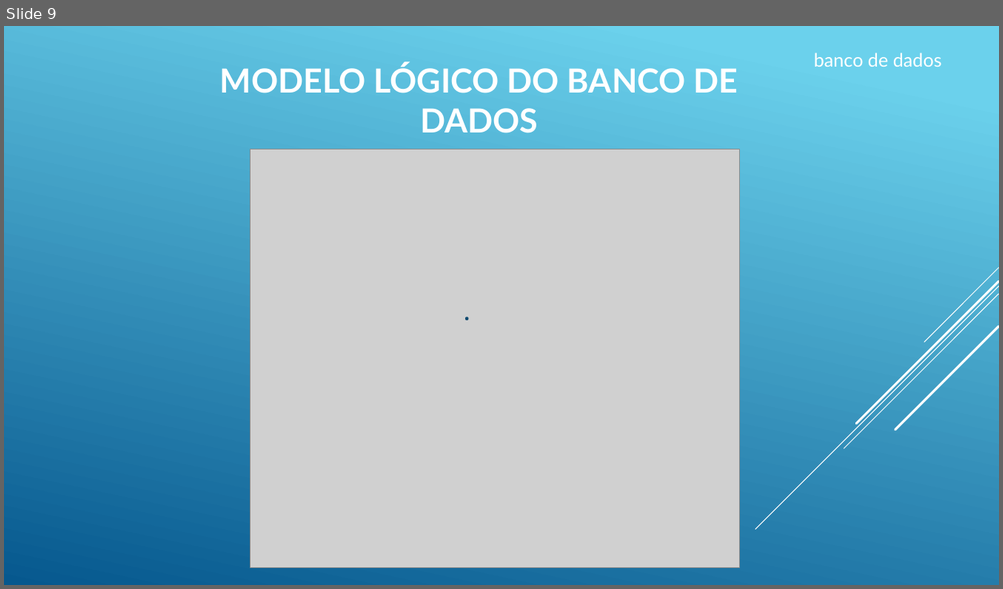
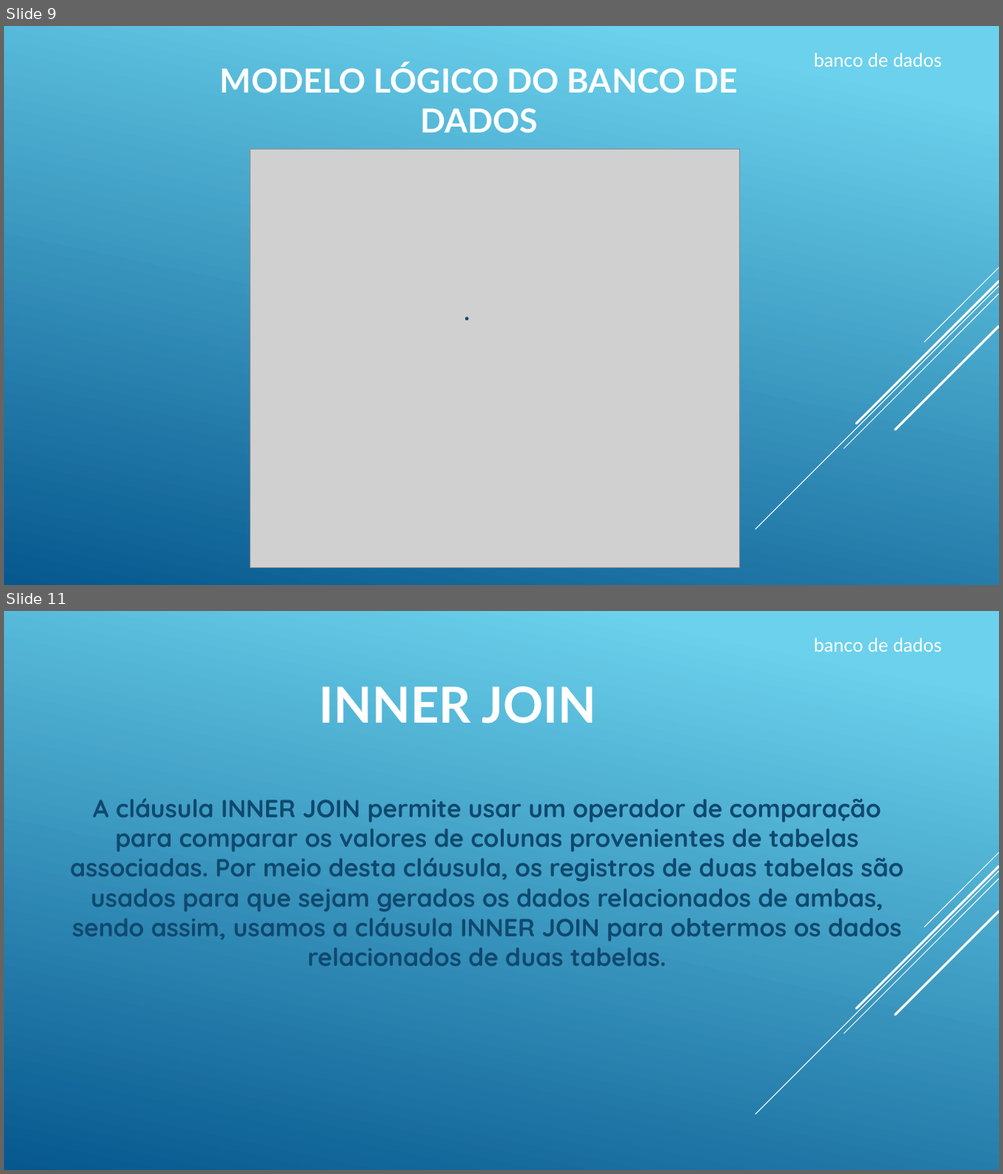
Before and after one commit to TarsilaMoreno/becajava.aulasql2, a slide deck: bancodedados.pptx. Shown one above the other, each under a label of ours: slide 9 before the commit, slides 9 and 11 after it; the slides between them are not shown. The pictures are 1003x589 and 1003x1174 pixels, drawn with LibreOffice and Linux fonts; fonts in the diff are those of the drawing; grey boxes stand for pictures. Boxes give left, top, right and bottom in pixels: in the first picture for what was removed or moved away, otherwise in the second. Text is boxed around its words. In the diff, an @@ line names an element or a change of style, - is before the commit and + after.

```diff
--- a/bancodedados.pptx
+++ b/bancodedados.pptx
@@ slide 11 added at box(4, 611, 999, 1170), background gradient #6ED2EB to #06588E; not listed: 5 template elements that a slide beside it also shows @@
@@ text added at box(814, 638, 942, 652), 18 pt, text #FFFFFF @@
+banco de dados
@@ title added at box(319, 686, 597, 723), 48 pt, text #FFFFFF, bold @@
+INNER JOIN
@@ text added at box(70, 798, 903, 966), 24 pt, text #0F496F, bold @@
+A cláusula INNER JOIN permite usar um operador de comparação para comparar os valores de colunas provenientes de tabelas associadas. Por meio desta cláusula, os registros de duas tabelas são usados para que sejam gerados os dados relacionados de ambas, sendo assim, usamos a cláusula INNER JOIN para obtermos os dados relacionados de duas tabelas.
```
Also in this commit, not shown: 1 slide changed, 3 other slides added.
